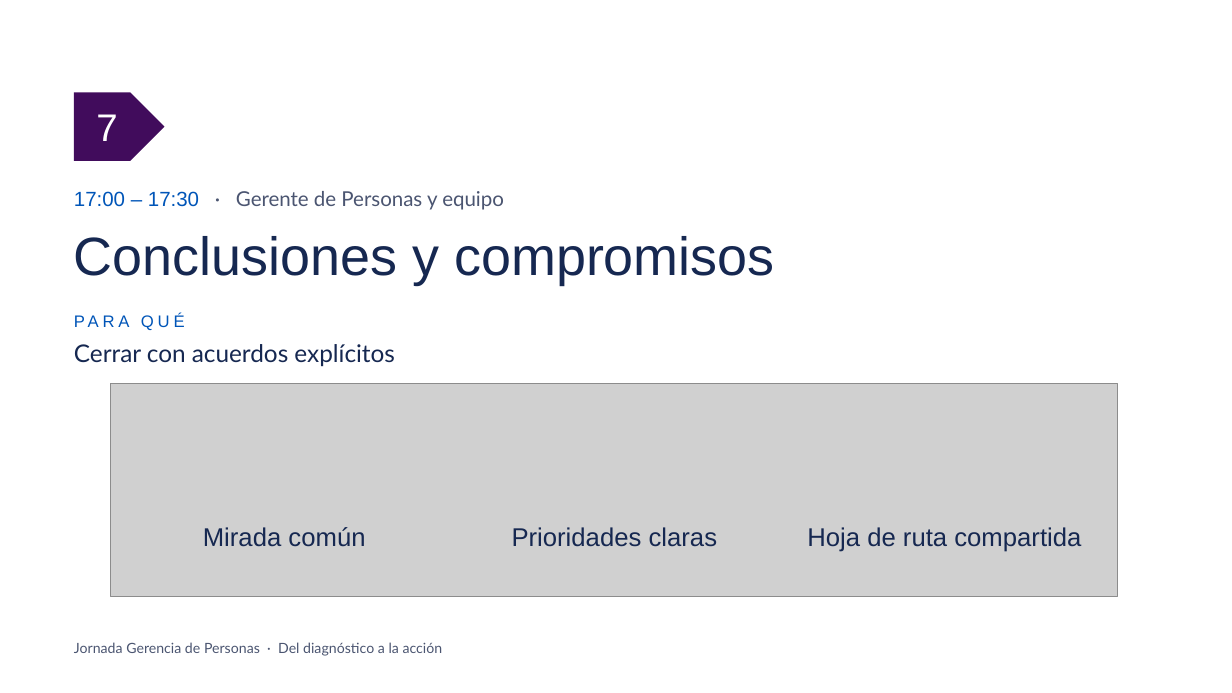
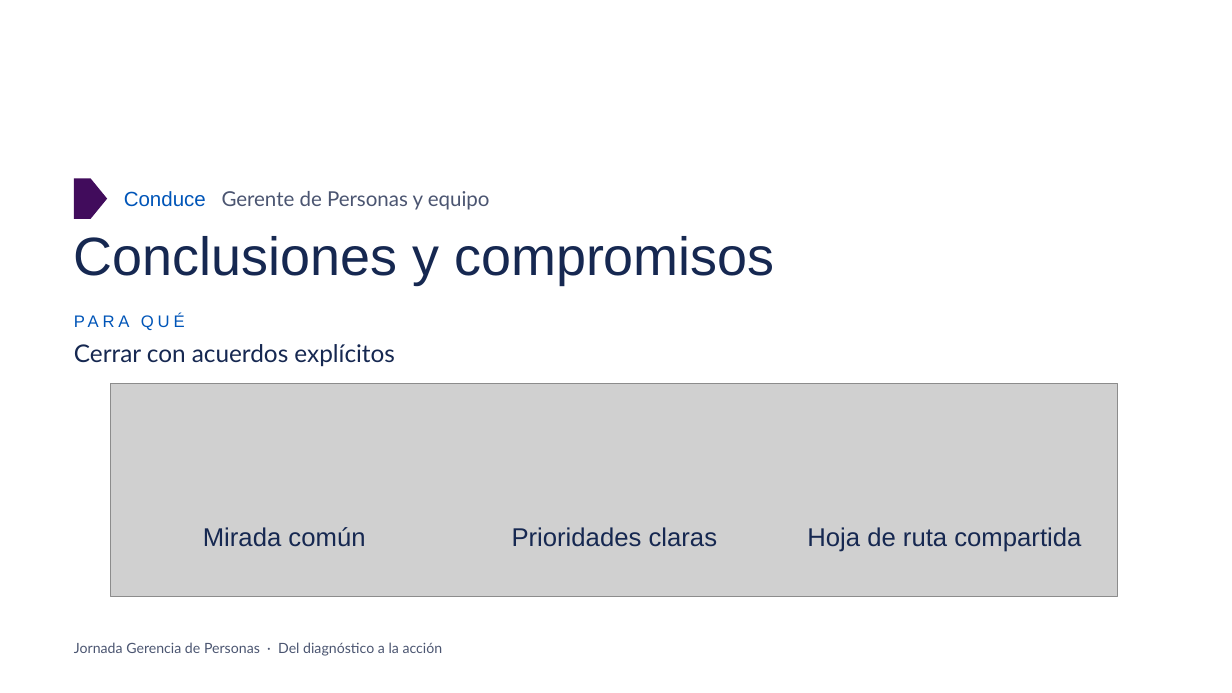
Before and after one commit to b8a4b6i1/claude, a slide deck: slide 8 of oxiquim-laminas/Laminas_Jornada_GPER.pptx. Drawn at 1232x693 pixels with LibreOffice and Linux fonts; fonts in the diff are those of the drawing; grey boxes stand for pictures; background and template pictures are left out. Boxes give left, top, right and bottom in pixels: in the first picture for what was removed or moved away, otherwise in the second. Text is boxed around its words. In the diff, an @@ line names an element or a change of style, - is before the commit and + after.

```diff
--- a/oxiquim-laminas/Laminas_Jornada_GPER.pptx
+++ b/oxiquim-laminas/Laminas_Jornada_GPER.pptx
@@ text removed at [96, 114, 117, 141] @@
-7
@@ pentagon arrow: place and size @@
-pentagon arrow at [74, 92, 165, 161]
+pentagon arrow at [74, 178, 107, 219]
@@ text at [124, 191, 490, 210]: text changed @@
-17:00 – 17:30 · Gerente de Personas y equipo
+Conduce Gerente de Personas y equipo
```
Also in this commit, not shown: 6 other slides changed, 1 other file.
